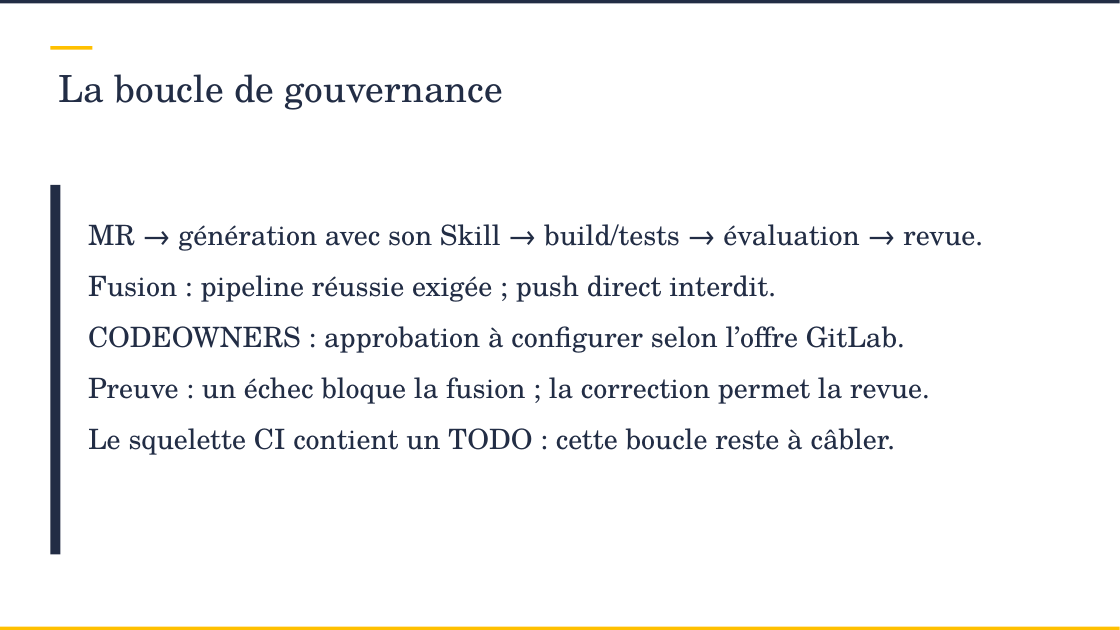
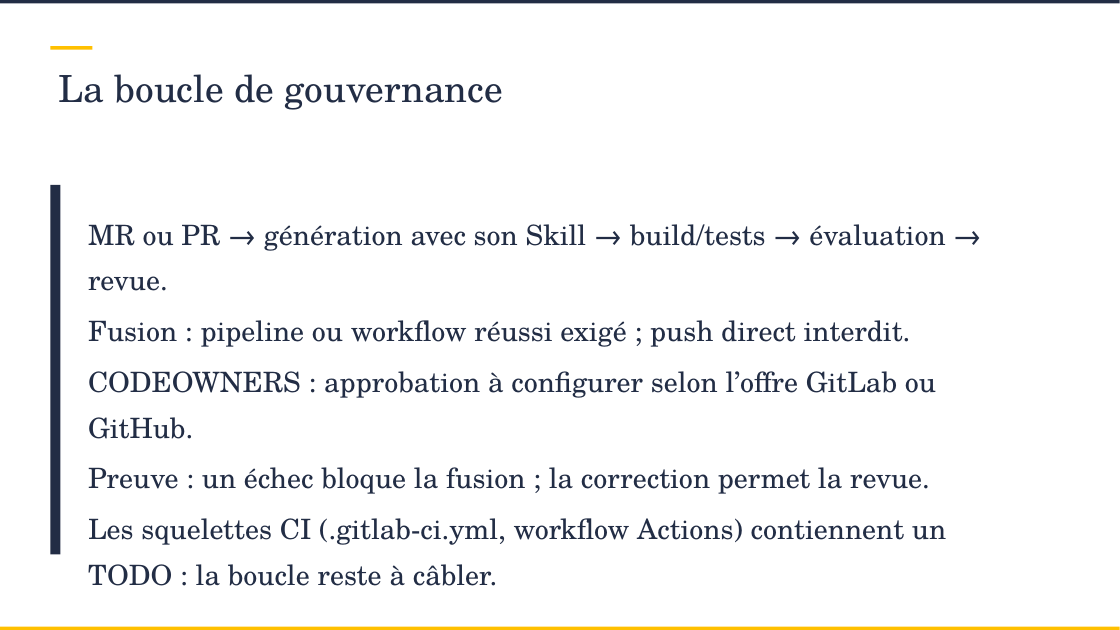
Before and after one commit to SCIAM-FR/formation-ia, a slide deck: slide 71 of slides/Support_formation_SCIAM.pptx (slide 54 before the commit). Drawn at 1120x630 pixels with LibreOffice and Linux fonts; fonts in the diff are those of the drawing; background and template pictures are left out. Boxes give left, top, right and bottom in pixels: in the first picture for what was removed or moved away, otherwise in the second. Text is boxed around its words. In the diff, an @@ line names an element or a change of style, - is before the commit and + after.

```diff
--- a/slides/Support_formation_SCIAM.pptx
+++ b/slides/Support_formation_SCIAM.pptx
@@ text at (88, 224, 945, 439): text changed @@
-MR → génération avec son Skill → build/tests → évaluation → revue.
-Fusion : pipeline réussie exigée ; push direct interdit.
-CODEOWNERS : approbation à configurer selon l’offre GitLab.
+MR ou PR → génération avec son Skill → build/tests → évaluation → revue.
+Fusion : pipeline ou workflow réussi exigé ; push direct interdit.
+CODEOWNERS : approbation à configurer selon l’offre GitLab ou GitHub.
@@ text at (88, 518, 946, 586): text changed @@
-Le squelette CI contient un TODO : cette boucle reste à câbler.
+Les squelettes CI (.gitlab-ci.yml, workflow Actions) contiennent un TODO : la boucle reste à câbler.
```
Also in this commit, not shown: 21 other slides changed, 18 slides added, 26 other files.
